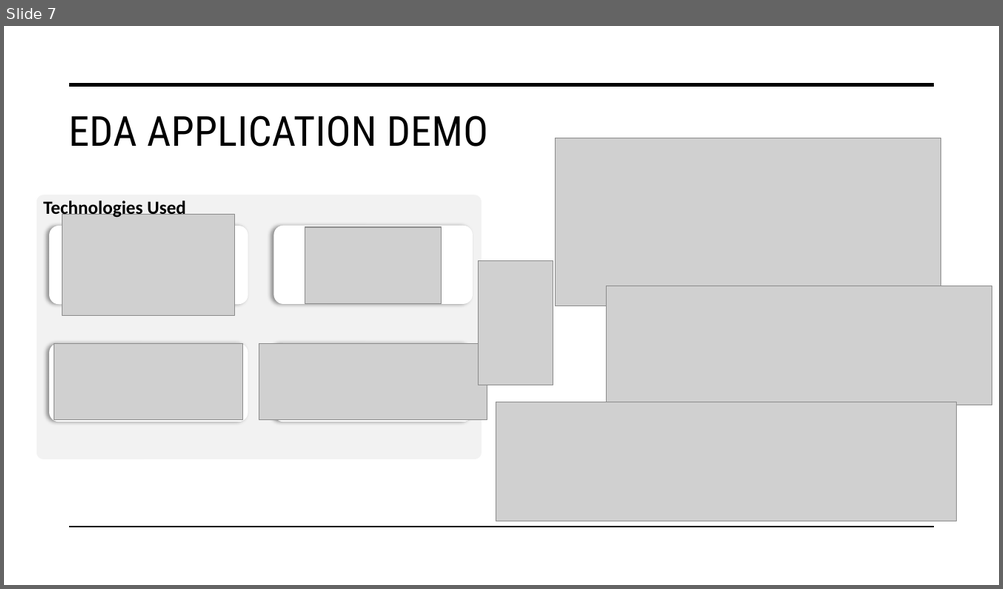
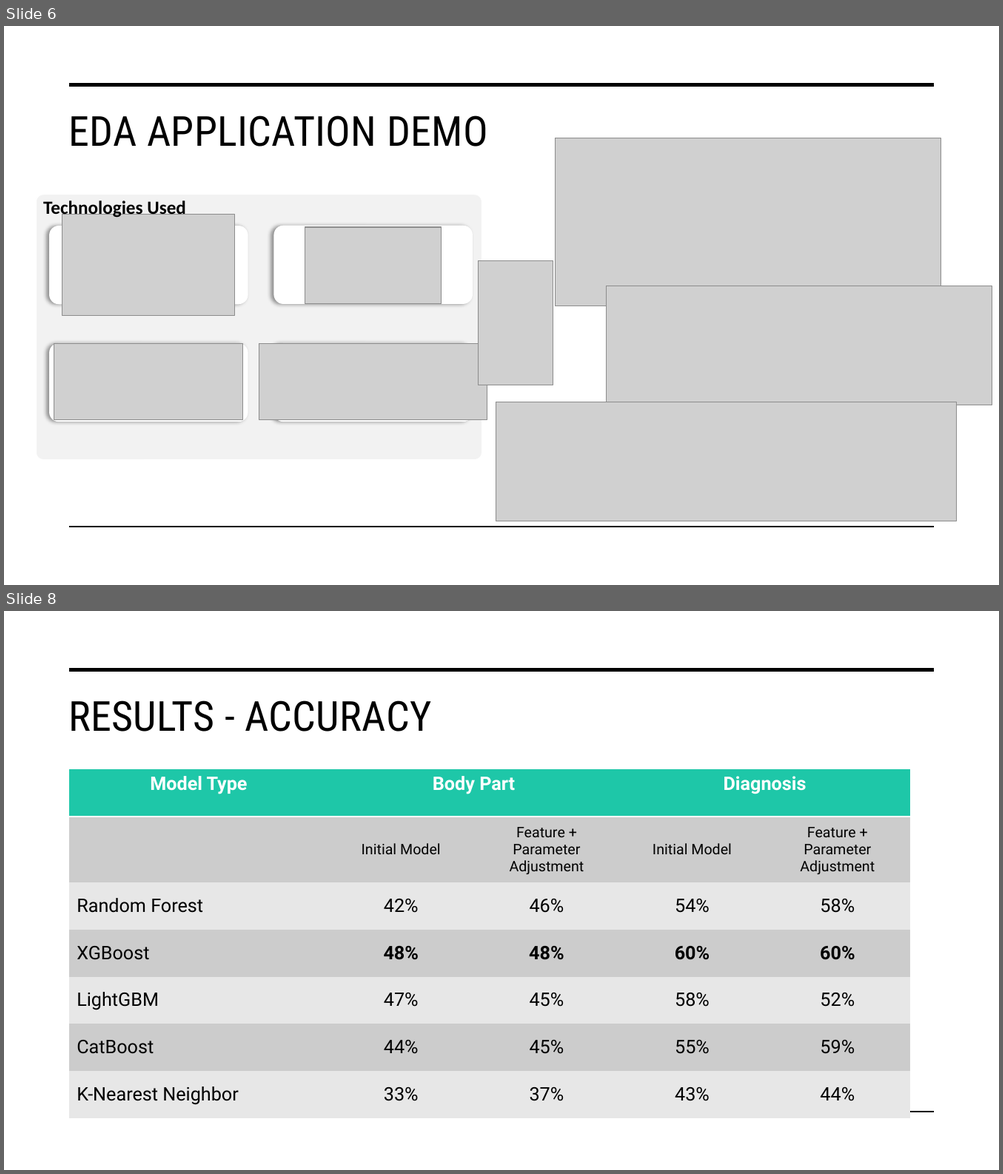
Before and after one commit to DATA-606-2023-FALL-TUESDAY/Whittington_Michael, a slide deck: docs/Final_Presentation - Predictive Analysis for Injury Diagnosis and Localization.pptx. Shown one above the other, each under a label of ours: slide 7 before the commit, slides 6 and 8 after it; the slides between them are not shown. The pictures are 1003x589 and 1003x1174 pixels, drawn with LibreOffice and Linux fonts; fonts in the diff are those of the drawing; grey boxes stand for pictures. Boxes give left, top, right and bottom in pixels: in the first picture for what was removed or moved away, otherwise in the second. Text is boxed around its words. In the diff, an @@ line names an element or a change of style, - is before the commit and + after.

```diff
--- a/docs/Final_Presentation - Predictive Analysis for Injury Diagnosis and Localization.pptx
+++ b/docs/Final_Presentation - Predictive Analysis for Injury Diagnosis and Localization.pptx
@@ slide 8 added at [4,611,999,1170], background #FFFFFF @@
@@ line added from (70, 670) to (933, 670), #000000 3.5 pt @@
@@ title added at [68,701,432,732], 40 pt, text #000000 @@
+RESULTS - ACCURACY
@@ table added at [70,770,910,1119], 7 rows, 5 columns @@
+Model Type | Body Part |  | Diagnosis | 
+ | Initial Model | Feature + Parameter Adjustment | Initial Model | Feature + Parameter Adjustment
+Random Forest | 42% | 46% | 54% | 58%
+XGBoost | 48% | 48% | 60% | 60%
+LightGBM | 47% | 45% | 58% | 52%
+CatBoost | 44% | 45% | 55% | 59%
+K-Nearest Neighbor | 33% | 37% | 43% | 44%
@@ line added from (70, 1113) to (933, 1113), #000000 1 pt @@
@@ what was slide 7 is now slide 6 @@
```
Also in this commit, not shown: 3 slides changed, 6 other slides added, 4 slides removed.
